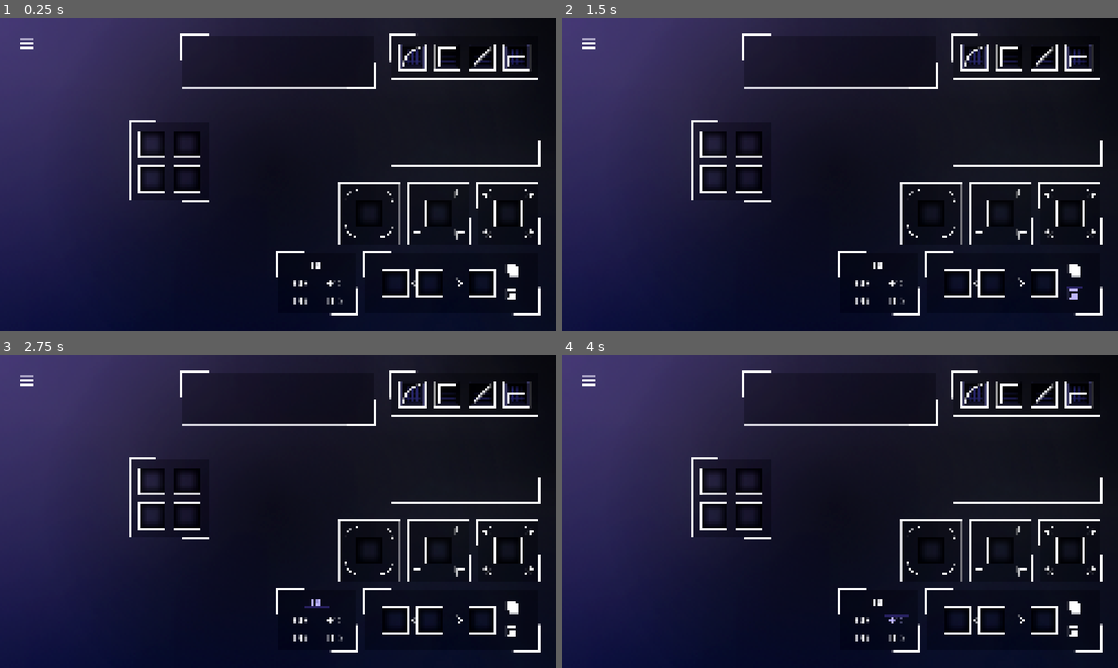
Above: before the commit, frames 1-4 (two rows, left to right).
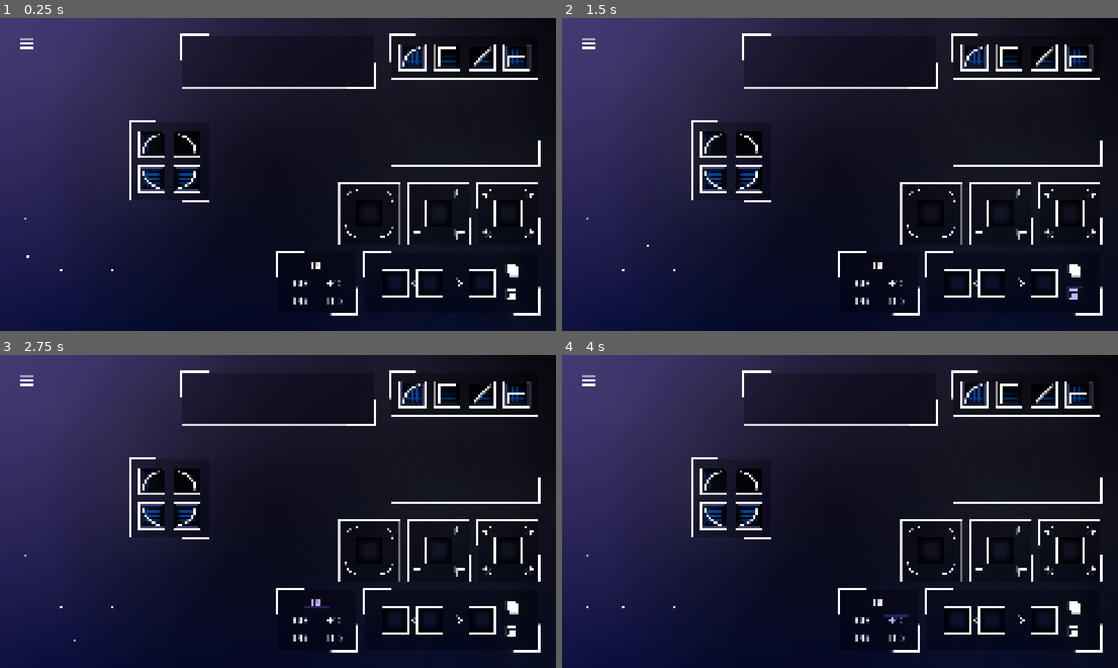
Above: after the commit, the same moments.

Repository: Jfred94/waveform-generator
Game: Godot game, scene res://Scenes/Game/game.tscn
Two runs of this game, one before a commit and one after it. Both use one fixed random seed, a clock stepped at 60 frames per second and the inputs below.
Inputs (mouse positions are in pixels of both pictures, inside the frame that each line leads up to):
- Up to frame 1 (0.25 s): no input
- Up to frame 2 (1.5 s): click (1073, 271) at 0.5 s; click (1073, 296) at 1.25 s
- Up to frame 3 (2.75 s): click (316, 602) at 2 s
- Up to frame 4 (4 s): click (862, 621) at 2.75 s; click (895, 621) at 3.5 s

The runs differ from the first frame. In frame 1, 0.8% of the frame differs, in the area x 4-95%, y 10-81%; in frame 2, 0.8%; in frame 3, 0.8%; in frame 4, 0.8%.

Commit message:
visualizer circle moving around

Diff:
--- a/WaveformGenerator/Scenes/Game/GamePanel/shape_panel.gd
+++ b/WaveformGenerator/Scenes/Game/GamePanel/shape_panel.gd
@@ -8,6 +8,11 @@
 @export var slot4: Slot
 @export var game: Game
 
+var tile_scene = preload("res://Scenes/Game/Tile/tile.tscn")
+var tiles: Node2D
+
+@export var visualizer: Visualizer
+
 # Called when the node enters the scene tree for the first time.
 func _ready() -> void:
 	slot1.initialize(game)
@@ -15,11 +20,53 @@
 	slot3.initialize(game)
 	slot4.initialize(game)
 
+	tiles = game.tiles
+
+	var tile1: Tile = tile_scene.instantiate()
+	tiles.add_child(tile1)
+	tile1.position = position + Vector2(-80, -80)
+	tile1.initialize(Game.Shape.CIRCLE, false, game)
+	tile1.shape_rotation = Tile.ShapeRotation.TOP_LEFT
+	tile1.update_shape()
+	tile1.docked_slot = slot1
+	slot1.dock(tile1)
+
+	var tile2: Tile = tile_scene.instantiate()
+	tiles.add_child(tile2)
+	tile2.position = position + Vector2(80, -80)
+	tile2.initialize(Game.Shape.CIRCLE, false, game)
+	tile2.shape_rotation = Tile.ShapeRotation.TOP_RIGHT
+	tile2.update_shape()
+	tile2.docked_slot = slot2
+	slot2.dock(tile2)
+
+	var tile3: Tile = tile_scene.instantiate()
+	tiles.add_child(tile3)
+	tile3.position = position + Vector2(80, 80)
+	tile3.initialize(Game.Shape.CIRCLE, false, game)
+	tile3.shape_rotation = Tile.ShapeRotation.BOTTOM_RIGHT
+	tile3.update_shape()
+	tile3.docked_slot = slot3
+	slot3.dock(tile3)
+
+	var tile4: Tile = tile_scene.instantiate()
+	tiles.add_child(tile4)
+	tile4.position = position + Vector2(-80, 80)
+	tile4.initialize(Game.Shape.CIRCLE, false, game)
+	tile4.shape_rotation = Tile.ShapeRotation.BOTTOM_LEFT
+	tile4.update_shape()
+	tile4.docked_slot = slot4
+	slot4.dock(tile4)
+
+	visualizer.update_shapes(tile1, tile2, tile3, tile4)
+
 
 var is_hovering: bool = false
 # Called every frame. 'delta' is the elapsed time since the previous frame.
 func _process(delta: float) -> void:
 	check_hovering()
 
+	visualizer.update_shapes(slot1.docked_tile, slot2.docked_tile, slot3.docked_tile, slot4.docked_tile)
+
 func check_hovering() -> void:
 	is_hovering = get_local_mouse_position().x >= -62 && get_local_mouse_position().x <= 62 && get_local_mouse_position().y >= -62 && get_local_mouse_position().y <= 62
--- a/WaveformGenerator/Scenes/Game/GamePanel/shape_panel.tscn
+++ b/WaveformGenerator/Scenes/Game/GamePanel/shape_panel.tscn
@@ -15,18 +15,14 @@
 [node name="background" type="Sprite2D" parent="."]
 texture = ExtResource("2_dfvqg")
 
-[node name="Slot" parent="." node_paths=PackedStringArray("panel") instance=ExtResource("3_dfvqg")]
+[node name="Slot" parent="." instance=ExtResource("3_dfvqg")]
 position = Vector2(-80, -80)
-panel = NodePath("..")
 
-[node name="Slot2" parent="." node_paths=PackedStringArray("panel") instance=ExtResource("3_dfvqg")]
+[node name="Slot2" parent="." instance=ExtResource("3_dfvqg")]
 position = Vector2(80, -80)
-panel = NodePath("..")
 
-[node name="Slot3" parent="." node_paths=PackedStringArray("panel") instance=ExtResource("3_dfvqg")]
+[node name="Slot3" parent="." instance=ExtResource("3_dfvqg")]
 position = Vector2(80, 80)
-panel = NodePath("..")
 
-[node name="Slot4" parent="." node_paths=PackedStringArray("panel") instance=ExtResource("3_dfvqg")]
+[node name="Slot4" parent="." instance=ExtResource("3_dfvqg")]
 position = Vector2(-80, 80)
-panel = NodePath("..")
--- a/WaveformGenerator/Scenes/Game/Tile/tile.tscn
+++ b/WaveformGenerator/Scenes/Game/Tile/tile.tscn
@@ -1,7 +1,7 @@
 [gd_scene load_steps=4 format=3 uid="uid://df4egeq0mxrlv"]
 
 [ext_resource type="Script" uid="uid://dt4y2ndb2strd" path="res://Scenes/Game/Tile/tile.gd" id="1_4nm8t"]
-[ext_resource type="Texture2D" uid="uid://b4at4uuacfsb" path="res://Sprites/tile background.png" id="2_nnkps"]
+[ext_resource type="Texture2D" uid="uid://bdafxd4r51td6" path="res://Sprites/tile background 2.png" id="2_y0vby"]
 [ext_resource type="Texture2D" uid="uid://dy6gawgjmjt1r" path="res://Sprites/shapes/circle.png" id="3_y0vby"]
 
 [node name="Tile" type="Node2D" node_paths=PackedStringArray("shape_sprite")]
@@ -9,7 +9,7 @@
 shape_sprite = NodePath("Shape")
 
 [node name="Background" type="Sprite2D" parent="."]
-texture = ExtResource("2_nnkps")
+texture = ExtResource("2_y0vby")
 
 [node name="Shape" type="Sprite2D" parent="."]
 texture = ExtResource("3_y0vby")
--- a/WaveformGenerator/Scenes/Game/TileSource/tile_source.tscn
+++ b/WaveformGenerator/Scenes/Game/TileSource/tile_source.tscn
@@ -1,7 +1,7 @@
 [gd_scene load_steps=4 format=3 uid="uid://b043bud0v5l2j"]
 
 [ext_resource type="Script" uid="uid://bh42vmqg4rgfn" path="res://Scenes/Game/TileSource/tile_source.gd" id="1_un4or"]
-[ext_resource type="Texture2D" uid="uid://b4at4uuacfsb" path="res://Sprites/tile background.png" id="2_0sr8o"]
+[ext_resource type="Texture2D" uid="uid://bdafxd4r51td6" path="res://Sprites/tile background 2.png" id="2_55hai"]
 [ext_resource type="Texture2D" uid="uid://dy6gawgjmjt1r" path="res://Sprites/shapes/circle.png" id="3_55hai"]
 
 [node name="TileSource" type="Node2D" node_paths=PackedStringArray("shape_sprite")]
@@ -9,7 +9,7 @@
 shape_sprite = NodePath("shape")
 
 [node name="background" type="Sprite2D" parent="."]
-texture = ExtResource("2_0sr8o")
+texture = ExtResource("2_55hai")
 
 [node name="shape" type="Sprite2D" parent="."]
 texture = ExtResource("3_55hai")
--- a/WaveformGenerator/Scenes/Game/Visualizer/visualizer.gd
+++ b/WaveformGenerator/Scenes/Game/Visualizer/visualizer.gd
@@ -1,6 +1,23 @@
 extends Node2D
 class_name Visualizer
 
+var tile1: Tile
+var tile2: Tile
+var tile3: Tile
+var tile4: Tile
+
+@export var static_circle: Sprite2D
+@export var shape_circle: Sprite2D
+@export var waveform_1_circle: Sprite2D
+@export var waveform_2_circle: Sprite2D
+
+var top_left_shape: int = 0
+var top_right_shape: int = 0
+var bottom_right_shape: int = 0
+var bottom_left_shape: int = 0
+
+var angle: float = 0.0
+var radius: float = 160.0
 
 # Called when the node enters the scene tree for the first time.
 func _ready() -> void:
@@ -9,4 +26,502 @@
 
 # Called every frame. 'delta' is the elapsed time since the previous frame.
 func _process(delta: float) -> void:
-	pass
+	angle += delta * PI * 0.5
+	if (angle >= 2.0 * PI):
+		angle -= 2.0 * PI
+
+	var shape_index: int
+	if (angle >= 0.0 && angle < PI * 0.5):
+		shape_index = top_left_shape
+	elif (angle >= PI * 0.5 && angle < PI):
+		shape_index = top_right_shape
+	elif (angle >= PI && angle < PI * 1.5):
+		shape_index = bottom_right_shape
+	else:
+		shape_index = bottom_left_shape
+	shape_circle.position = find_outside_position(angle, shape_index)
+
+func update_shapes(_tile1: Tile, _tile2: Tile, _tile3: Tile, _tile4: Tile) -> void:
+
+	if (tile1 == _tile1 && tile2 == _tile2 && tile3 == _tile3 && tile4 == _tile4):
+		return
+	else:
+		tile1 = _tile1
+		tile2 = _tile2
+		tile3 = _tile3
+		tile4 = _tile4
+
+		if (tile1 != null && tile2 != null && tile3 != null && tile4 != null):
+			print("tile 1: type: " + str(tile1.shape_type) + " ; rot: " + str(tile1.shape_rotation))
+			print("tile 2: type: " + str(tile2.shape_type) + " ; rot: " + str(tile2.shape_rotation))
+			print("tile 3: type: " + str(tile3.shape_type) + " ; rot: " + str(tile3.shape_rotation))
+			print("tile 4: type: " + str(tile4.shape_type) + " ; rot: " + str(tile4.shape_rotation))
+
+		# change int variables according to tiles types and rotation (set to -1 if unsupported), inv circle and small inv circle at the end
+
+		if (tile1 == null):
+			top_left_shape = -1
+		else:
+			if (tile1.shape_rotation == Tile.ShapeRotation.TOP_LEFT):
+				top_left_shape = tile1.shape_type
+			else:
+				if (tile1.shape_rotation == Tile.ShapeRotation.BOTTOM_RIGHT):
+					if (tile1.shape_type == Game.Shape.CIRCLE):
+						top_left_shape = 46
+					elif (tile1.shape_type == Game.Shape.SMALL_CIRCLE):
+						top_left_shape = 47
+					elif (tile1.shape_type == Game.Shape.DIAMOND || tile1.shape_type == Game.Shape.SMALL_DIAMOND):
+						top_left_shape = tile1.shape_type
+					else:
+						top_left_shape = -1
+				else:
+					top_left_shape = -1
+
+		if (tile2 == null):
+			top_right_shape = -1
+		else:
+			if (tile2.shape_rotation == Tile.ShapeRotation.TOP_RIGHT):
+				top_right_shape = tile2.shape_type
+			else:
+				if (tile2.shape_rotation == Tile.ShapeRotation.BOTTOM_LEFT):
+					if (tile2.shape_type == Game.Shape.CIRCLE):
+						top_right_shape = 46
+					elif (tile2.shape_type == Game.Shape.SMALL_CIRCLE):
+						top_right_shape = 47
+					elif (tile2.shape_type == Game.Shape.DIAMOND || tile2.shape_type == Game.Shape.SMALL_DIAMOND):
+						top_right_shape = tile2.shape_type
+					else:
+						top_right_shape = -1
+				else:
+					top_right_shape = -1
+
+		if (tile3 == null):
+			bottom_right_shape = -1
+		else:
+			if (tile3.shape_rotation == Tile.ShapeRotation.BOTTOM_RIGHT):
+				bottom_right_shape = tile3.shape_type
+			else:
+				if (tile3.shape_rotation == Tile.ShapeRotation.TOP_LEFT):
+					if (tile3.shape_type == Game.Shape.CIRCLE):
+						bottom_right_shape = 46
+					elif (tile3.shape_type == Game.Shape.SMALL_CIRCLE):
+						bottom_right_shape = 47
+					elif (tile3.shape_type == Game.Shape.DIAMOND || tile3.shape_type == Game.Shape.SMALL_DIAMOND):
+						bottom_right_shape = tile3.shape_type
+					else:
+						bottom_right_shape = -1
+				else:
+					bottom_right_shape = -1
+
+		if (tile4 == null):
+			bottom_left_shape = -1
+		else:
+			if (tile4.shape_rotation == Tile.ShapeRotation.BOTTOM_LEFT):
+				bottom_left_shape = tile4.shape_type
+			else:
+				if (tile4.shape_rotation == Tile.ShapeRotation.TOP_RIGHT):
+					if (tile4.shape_type == Game.Shape.CIRCLE):
+						bottom_left_shape = 46
+					elif (tile4.shape_type == Game.Shape.SMALL_CIRCLE):
+						bottom_left_shape = 47
+					elif (tile4.shape_type == Game.Shape.DIAMOND || tile4.shape_type == Game.Shape.SMALL_DIAMOND):
+						bottom_left_shape = tile4.shape_type
+					else:
+						bottom_left_shape = -1
+				else:
+					bottom_left_shape = -1
+
+
+func find_outside_position(_angle: float, _type: int) -> Vector2:
+	if (_type == 0):
+		return get_circle_op(_angle)
+	elif (_type == 1):
+		return get_square_op(_angle)
+	elif (_type == 2):
+		return get_diamond_op(_angle)
+	elif (_type == 3):
+		return get_rectangle_op(_angle)
+	elif (_type == 4):
+		return get_rectanglef_op(_angle)
+	elif (_type == 5):
+		return get_circle_op(_angle) * 0.5
+	elif (_type == 6):
+		return get_square_op(_angle) * 0.5
+	elif (_type == 7):
+		return get_diamond_op(_angle) * 0.5
+	elif (_type == 8):
+		return get_rectangle_op(_angle) * 0.5
+	elif (_type == 9):
+		return get_rectangle_op(_angle) * 0.5
+	elif (_type == 10): # circle + rectangle
+		var v1 = get_circle_op(_angle)
+		var v2 = get_rectangle_op(_angle)
+		if (v1.length() > v2.length()):
+			return v1
+		else:
+			return v2
+
+	elif (_type == 11): # circle + rectangle f
+		var v1 = get_circle_op(_angle)
+		var v2 = get_rectanglef_op(_angle)
+		if (v1.length() > v2.length()):
+			return v1
+		else:
+			return v2
+
+	elif (_type == 12): # diamond + rectangle
+		var v1 = get_diamond_op(_angle)
+		var v2 = get_rectangle_op(_angle)
+		if (v1.length() > v2.length()):
+			return v1
+		else:
+			return v2
+
+	elif (_type == 13): # diamond + rectangle f
+		var v1 = get_diamond_op(_angle)
+		var v2 = get_rectanglef_op(_angle)
+		if (v1.length() > v2.length()):
+			return v1
+		else:
+			return v2
+
+	elif (_type == 14): # rectangle + rectangle f
+		var v1 = get_rectangle_op(_angle)
+		var v2 = get_rectanglef_op(_angle)
+		if (v1.length() > v2.length()):
+			return v1
+		else:
+			return v2
+
+	elif (_type == 15): # rectangle + inv circle
+		var v1 = get_rectangle_op(_angle)
+		var v2 = get_invcircle_op(_angle)
+		if (v1.length() > v2.length()):
+			return v1
+		else:
+			return v2
+
+	elif (_type == 16): # rectangle f + inv circle
+		var v1 = get_rectanglef_op(_angle)
+		var v2 = get_invcircle_op(_angle)
+		if (v1.length() > v2.length()):
+			return v1
+		else:
+			return v2
+
+	elif (_type == 17): # inv circle + small circle
+		var v1 = get_invcircle_op(_angle)
+		var v2 = get_circle_op(_angle) * 0.5
+		if (v1.length() > v2.length()):
+			return v1
+		else:
+			return v2
+
+	elif (_type == 18): # inv circle + small square
+		var v1 = get_invcircle_op(_angle)
+		var v2 = get_square_op(_angle) * 0.5
+		if (v1.length() > v2.length()):
+			return v1
+		else:
+			return v2
+
+	elif (_type == 19): # inv circle + small rectangle
+		var v1 = get_invcircle_op(_angle)
+		var v2 = get_rectangle_op(_angle) * 0.5
+		if (v1.length() > v2.length()):
+			return v1
+		else:
+			return v2
+
+	elif (_type == 20): # inv circle + small rectangle f
+		var v1 = get_invcircle_op(_angle)
+		var v2 = get_rectanglef_op(_angle) * 0.5
+		if (v1.length() > v2.length()):
+			return v1
+		else:
+			return v2
+
+	elif (_type == 21): # small circle + small rectangle
+		var v1 = get_circle_op(_angle) * 0.5
+		var v2 = get_rectangle_op(_angle) * 0.5
+		if (v1.length() > v2.length()):
+			return v1
+		else:
+			return v2
+
+	elif (_type == 22): # small circle + small rectangle f
+		var v1 = get_circle_op(_angle) * 0.5
+		var v2 = get_rectanglef_op(_angle) * 0.5
+		if (v1.length() > v2.length()):
+			return v1
+		else:
+			return v2
+
+	elif (_type == 23): # small diamond + small rectangle
+		var v1 = get_diamond_op(_angle) * 0.5
+		var v2 = get_rectangle_op(_angle) * 0.5
+		if (v1.length() > v2.length()):
+			return v1
+		else:
+			return v2
+
+	elif (_type == 24): # small diamond + small rectangle f
+		var v1 = get_diamond_op(_angle) * 0.5
+		var v2 = get_rectanglef_op(_angle) * 0.5
+		if (v1.length() > v2.length()):
+			return v1
+		else:
+			return v2
+
+	elif (_type == 25): # small rectangle + small rectangle f
+		var v1 = get_rectangle_op(_angle) * 0.5
+		var v2 = get_rectanglef_op(_angle) * 0.5
+		if (v1.length() > v2.length()):
+			return v1
+		else:
+			return v2
+
+	elif (_type == 26): # small rectangle + small inv circle
+		var v1 = get_rectangle_op(_angle) * 0.5
+		var v2 = get_invcircle_op(_angle) * 0.5
+		if (v1.length() > v2.length()):
+			return v1
+		else:
+			return v2
+
+	elif (_type == 27): # small rectangle f + small inv circle
+		var v1 = get_rectanglef_op(_angle) * 0.5
+		var v2 = get_invcircle_op(_angle) * 0.5
+		if (v1.length() > v2.length()):
+			return v1
+		else:
+			return v2
+
+	elif (_type == 28): # circle - rectangle
+		var v1 = get_circle_op(_angle)
+		var v2 = get_rectangle_op(_angle)
+		if (v1.length() < v2.length()):
+			return v1
+		else:
+			return v2
+
+	elif (_type == 29): # circle - rectangle f
+		var v1 = get_circle_op(_angle)
+		var v2 = get_rectanglef_op(_angle)
+		if (v1.length() < v2.length()):
+			return v1
+		else:
+			return v2
+
+	elif (_type == 30): # diamond - rectangle
+		var v1 = get_diamond_op(_angle)
+		var v2 = get_rectangle_op(_angle)
+		if (v1.length() < v2.length()):
+			return v1
+		else:
+			return v2
+
+	elif (_type == 31): # diamond - rectangle f
+		var v1 = get_diamond_op(_angle)
+		var v2 = get_rectanglef_op(_angle)
+		if (v1.length() < v2.length()):
+			return v1
+		else:
+			return v2
+
+	elif (_type == 32): # rectangle - inv circle
+		var v1 = get_rectangle_op(_angle)
+		var v2 = get_invcircle_op(_angle)
+		if (v1.length() < v2.length()):
+			return v1
+		else:
+			return v2
+
+	elif (_type == 33): # rectangle f - inv circle
+		var v1 = get_rectanglef_op(_angle)
+		var v2 = get_invcircle_op(_angle)
+		if (v1.length() < v2.length()):
+			return v1
+		else:
+			return v2
+
+	elif (_type == 34): # inv circle - small circle
+		var v1 = get_invcircle_op(_angle)
+		var v2 = get_circle_op(_angle) * 0.5
+		if (v1.length() < v2.length()):
+			return v1
+		else:
+			return v2
+
+	elif (_type == 35): # inv circle - small square
+		var v1 = get_invcircle_op(_angle)
+		var v2 = get_square_op(_angle) * 0.5
+		if (v1.length() < v2.length()):
+			return v1
+		else:
+			return v2
+
+	elif (_type == 36): # inv circle - small rectangle
+		var v1 = get_invcircle_op(_angle)
+		var v2 = get_rectangle_op(_angle) * 0.5
+		if (v1.length() < v2.length()):
+			return v1
+		else:
+			return v2
+
+	elif (_type == 37): # inv circle - small rectangle f
+		var v1 = get_invcircle_op(_angle)
+		var v2 = get_rectanglef_op(_angle) * 0.5
+		if (v1.length() < v2.length()):
+			return v1
+		else:
+			return v2
+
+	elif (_type == 38): # small circle - small rectangle
+		var v1 = get_circle_op(_angle) * 0.5
+		var v2 = get_rectangle_op(_angle) * 0.5
+		if (v1.length() < v2.length()):
+			return v1
+		else:
+			return v2
+
+	elif (_type == 39): # small circle - small rectangle f
+		var v1 = get_circle_op(_angle) * 0.5
+		var v2 = get_rectanglef_op(_angle) * 0.5
+		if (v1.length() < v2.length()):
+			return v1
+		else:
+			return v2
+
+	elif (_type == 40): # small diamond - small rectangle
+		var v1 = get_diamond_op(_angle) * 0.5
+		var v2 = get_rectangle_op(_angle) * 0.5
+		if (v1.length() < v2.length()):
+			return v1
+		else:
+			return v2
+
+	elif (_type == 41): # small diamond - small rectangle f
+		var v1 = get_diamond_op(_angle) * 0.5
+		var v2 = get_rectanglef_op(_angle) * 0.5
+		if (v1.length() < v2.length()):
+			return v1
+		else:
+			return v2
+
+	elif (_type == 42): # small rectangle - small rectangle f
+		var v1 = get_rectangle_op(_angle) * 0.5
+		var v2 = get_rectanglef_op(_angle) * 0.5
+		if (v1.length() < v2.length()):
+			return v1
+		else:
+			return v2
+
+	elif (_type == 43): # small rectangle - small inv circle
+		var v1 = get_rectangle_op(_angle) * 0.5
+		var v2 = get_invcircle_op(_angle) * 0.5
+		if (v1.length() < v2.length()):
+			return v1
+		else:
+			return v2
+
+	elif (_type == 44): # small rectangle f - small inv circle
+		var v1 = get_rectanglef_op(_angle) * 0.5
+		var v2 = get_invcircle_op(_angle) * 0.5
+		if (v1.length() < v2.length()):
+			return v1
+		else:
+			return v2
+
+	elif (_type == 46):
+		return get_invcircle_op(_angle)
+	elif (_type == 47):
+		return get_invcircle_op(_angle) * 0.5
+	else:
+		return Vector2.ZERO
+
+func get_circle_op(_angle: float) ->  Vector2:
+	return Vector2(-radius, 0).rotated(_angle)
+
+func get_square_op(_angle: float) -> Vector2:
+	if (_angle >= PI / 4.0 && _angle <= 3.0 * (PI / 4.0)):
+		return Geometry2D.segment_intersects_segment(Vector2.ZERO, Vector2(-radius, 0.0).rotated(_angle) * 2.0, Vector2(-radius, -radius), Vector2(radius, -radius))
+	elif (_angle > 3.0 * (PI / 4.0) && _angle <= 5.0 * (PI / 4.0)):
+		return Geometry2D.segment_intersects_segment(Vector2.ZERO, Vector2(-radius, 0.0).rotated(_angle) * 2.0, Vector2(radius, -radius), Vector2(radius, radius))
+	elif (_angle > 5.0 * (PI / 4.0) && _angle <= 7.0 * (PI / 4.0)):
+		return Geometry2D.segment_intersects_segment(Vector2.ZERO, Vector2(-radius, 0.0).rotated(_angle) * 2.0, Vector2(radius, radius), Vector2(-radius, radius))
+	else:
+		return Geometry2D.segment_intersects_segment(Vector2.ZERO, Vector2(-radius, 0.0).rotated(_angle) * 2.0, Vector2(-radius, radius), Vector2(-radius, -radius))
+
+func get_diamond_op(_angle: float) -> Vector2:
+	if (_angle >= 0.0 && _angle <= PI / 2.0):
+		return Geometry2D.segment_intersects_segment(Vector2.ZERO, Vector2(-radius, 0.0).rotated(_angle) * 2.0, Vector2(-radius, 0.0), Vector2(0.0, -radius))
+	elif (_angle > PI / 2.0 && _angle <= PI):
+		return Geometry2D.segment_intersects_segment(Vector2.ZERO, Vector2(-radius, 0.0).rotated(_angle) * 2.0, Vector2(0.0, -radius), Vector2(radius, 0.0))
+	elif (_angle > PI && _angle <= 3 * (PI / 2.0)):
+		return Geometry2D.segment_intersects_segment(Vector2.ZERO, Vector2(-radius, 0.0).rotated(_angle) * 2.0, Vector2(radius, 0.0), Vector2(0.0, radius))
+	else:
+		return Geometry2D.segment_intersects_segment(Vector2.ZERO, Vector2(-radius, 0.0).rotated(_angle) * 2.0, Vector2(0.0, radius), Vector2(-radius, 0.0))
+
+func get_invcircle_op(_angle: float) -> Vector2:
+	if (_angle >= 0.0 && _angle <= PI / 2.0):
+		var intersection_value = Geometry2D.segment_intersects_circle(Vector2.ZERO, Vector2(-radius, 0.0).rotated(_angle), Vector2(-radius, -radius), radius)
+		return Vector2(-radius, 0.0).rotated(_angle) * intersection_value
+	elif (_angle > PI / 2.0 && _angle <= PI):
+		var intersection_value = Geometry2D.segment_intersects_circle(Vector2.ZERO, Vector2(-radius, 0.0).rotated(_angle), Vector2(radius, -radius), radius)
+		return Vector2(-radius, 0.0).rotated(_angle) * intersection_value
+	elif (_angle > PI && _angle <= 3 * (PI / 2.0)):
+		var intersection_value = Geometry2D.segment_intersects_circle(Vector2.ZERO, Vector2(-radius, 0.0).rotated(_angle), Vector2(radius, radius), radius)
+		return Vector2(-radius, 0.0).rotated(_angle) * intersection_value
+	else:
+		var intersection_value = Geometry2D.segment_intersects_circle(Vector2.ZERO, Vector2(-radius, 0.0).rotated(_angle), Vector2(-radius, radius), radius)
+		return Vector2(-radius, 0.0).rotated(_angle) * intersection_value
+
+
+func get_horizontal_rectangle_op(_angle: float) -> Vector2:
+	var topIntersection = Geometry2D.segment_intersects_segment(Vector2.ZERO, Vector2(-radius * 2.0, 0.0).rotated(_angle), Vector2(-radius, -radius * 0.5), Vector2(radius, -radius * 0.5))
+	var rightIntersection = Geometry2D.segment_intersects_segment(Vector2.ZERO, Vector2(-radius * 2.0, 0.0).rotated(_angle), Vector2(radius, -radius * 0.5), Vector2(radius, radius * 0.5))
+	var bottomIntersection = Geometry2D.segment_intersects_segment(Vector2.ZERO, Vector2(-radius * 2.0, 0.0).rotated(_angle), Vector2(radius, radius * 0.5), Vector2(-radius, radius * 0.5))
+	var leftIntersection = Geometry2D.segment_intersects_segment(Vector2.ZERO, Vector2(-radius * 2.0, 0.0).rotated(_angle), Vector2(-radius, radius * 0.5), Vector2(-radius, -radius * 0.5))
+	if (topIntersection != null):
+		return topIntersection
+	elif (rightIntersection != null):
+		return rightIntersection
+	elif (bottomIntersection != null):
+		return bottomIntersection
+	else:
+		return leftIntersection
+
+func get_vertical_rectangle_op(_angle: float) -> Vector2:
+	var topIntersection = Geometry2D.segment_intersects_segment(Vector2.ZERO, Vector2(-radius * 2.0, 0.0).rotated(_angle), Vector2(-radius * 0.5, -radius), Vector2(radius * 0.5, -radius))
+	var rightIntersection = Geometry2D.segment_intersects_segment(Vector2.ZERO, Vector2(-radius * 2.0, 0.0).rotated(_angle), Vector2(radius * 0.5, -radius), Vector2(radius * 0.5, radius))
+	var bottomIntersection = Geometry2D.segment_intersects_segment(Vector2.ZERO, Vector2(-radius * 2.0, 0.0).rotated(_angle), Vector2(radius * 0.5, radius), Vector2(-radius * 0.5, radius))
+	var leftIntersection = Geometry2D.segment_intersects_segment(Vector2.ZERO, Vector2(-radius * 2.0, 0.0).rotated(_angle), Vector2(-radius * 0.5, radius), Vector2(-radius * 0.5, -radius))
+	if (topIntersection != null):
+		return topIntersection
+	elif (rightIntersection != null):
+		return rightIntersection
+	elif (bottomIntersection != null):
+		return bottomIntersection
+	else:
+		return leftIntersection
+
+func get_rectangle_op(_angle: float) -> Vector2:
+	if (_angle >= 0.0 && _angle <= PI / 2.0):
+		return get_horizontal_rectangle_op(_angle)
+	elif (_angle > PI / 2.0 && _angle <= PI):
+		return get_vertical_rectangle_op(_angle)
+	elif (_angle > PI && _angle <= 3 * (PI / 2.0)):
+		return get_horizontal_rectangle_op(_angle)
+	else:
+		return get_vertical_rectangle_op(_angle)
+
+func get_rectanglef_op(_angle: float) -> Vector2:
+	if (_angle >= 0.0 && _angle <= PI / 2.0):
+		return get_vertical_rectangle_op(_angle)
+	elif (_angle > PI / 2.0 && _angle <= PI):
+		return get_horizontal_rectangle_op(_angle)
+	elif (_angle > PI && _angle <= 3 * (PI / 2.0)):
+		return get_vertical_rectangle_op(_angle)
+	else:
+		return get_horizontal_rectangle_op(_angle)
--- a/WaveformGenerator/Scenes/Game/Visualizer/visualizer.tscn
+++ b/WaveformGenerator/Scenes/Game/Visualizer/visualizer.tscn
@@ -1,6 +1,26 @@
-[gd_scene load_steps=2 format=3 uid="uid://bp12trwllcpo7"]
+[gd_scene load_steps=3 format=3 uid="uid://bp12trwllcpo7"]
 
 [ext_resource type="Script" uid="uid://br160jgaorrb3" path="res://Scenes/Game/Visualizer/visualizer.gd" id="1_addbr"]
+[ext_resource type="Texture2D" uid="uid://dm2g724s5j4g8" path="res://Sprites/tv_circle.png" id="2_ub7tk"]
 
-[node name="Visualizer" type="Node2D"]
+[node name="Visualizer" type="Node2D" node_paths=PackedStringArray("static_circle", "shape_circle", "waveform_1_circle", "waveform_2_circle")]
 script = ExtResource("1_addbr")
+static_circle = NodePath("Static Circle")
+shape_circle = NodePath("Shape Circle")
+waveform_1_circle = NodePath("Waveform 1 Circle")
+waveform_2_circle = NodePath("Waveform 2 Circle")
+
+[node name="Static Circle" type="Sprite2D" parent="."]
+texture = ExtResource("2_ub7tk")
+
+[node name="Shape Circle" type="Sprite2D" parent="."]
+position = Vector2(-160, 0)
+texture = ExtResource("2_ub7tk")
+
+[node name="Waveform 1 Circle" type="Sprite2D" parent="."]
+position = Vector2(240, 0)
+texture = ExtResource("2_ub7tk")
+
+[node name="Waveform 2 Circle" type="Sprite2D" parent="."]
+position = Vector2(-160, -240)
+texture = ExtResource("2_ub7tk")
--- a/WaveformGenerator/Scenes/Game/game.tscn
+++ b/WaveformGenerator/Scenes/Game/game.tscn
@@ -127,9 +127,10 @@
 [node name="HintPanel" parent="GameCanvasLayer/background/Panels" instance=ExtResource("10_7jvlm")]
 position = Vector2(1460, 1220)
 
-[node name="ShapePanel" parent="GameCanvasLayer/background/Panels" node_paths=PackedStringArray("game") instance=ExtResource("11_qtymf")]
+[node name="ShapePanel" parent="GameCanvasLayer/background/Panels" node_paths=PackedStringArray("game", "visualizer") instance=ExtResource("11_qtymf")]
 position = Vector2(780, 660)
 game = NodePath("../../../..")
+visualizer = NodePath("../../Visualizer")
 
 [node name="Visualizer" parent="GameCanvasLayer/background" instance=ExtResource("12_ypmwd")]
 position = Vector2(280, 1160)
Binary file added: WaveformGenerator/Sprites/tile background 2.png
Not shown, added: WaveformGenerator/Sprites/tile background 2.png.import
